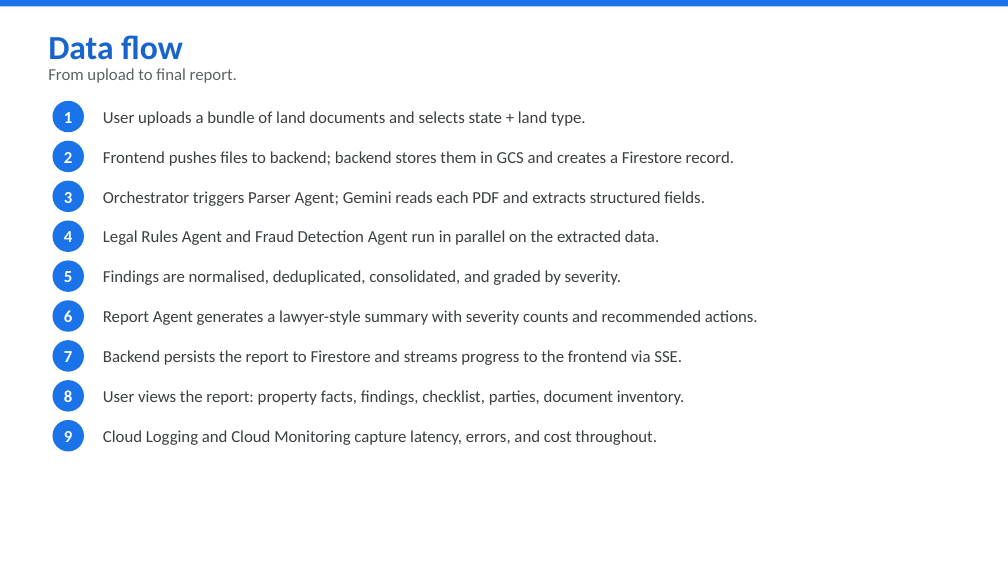
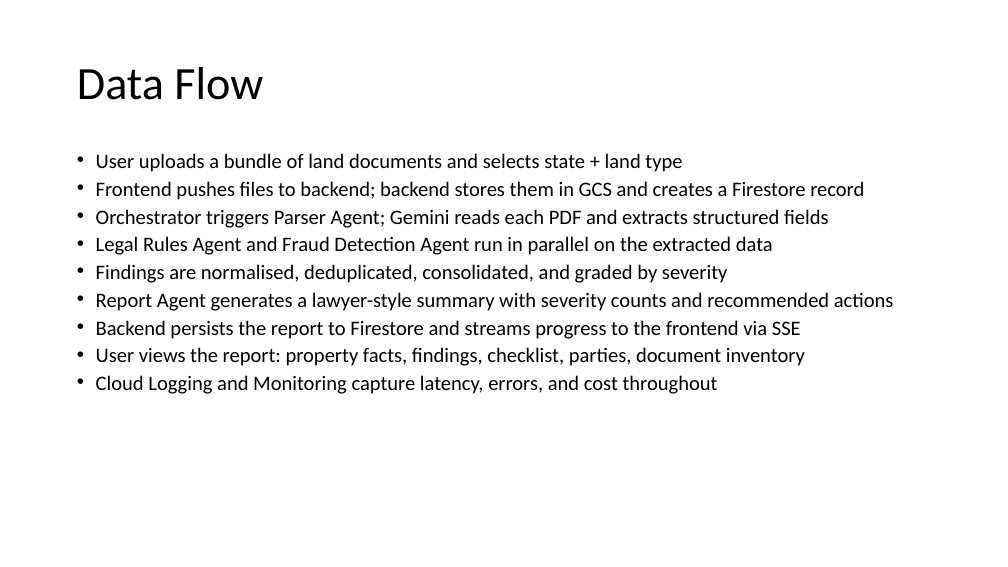
Before and after one commit to abhi88000/land-fraud-detection, a slide deck: slide 5 of docs/deck/Landshield-Deck.pptx. Drawn at 1008x567 pixels with LibreOffice and Linux fonts; fonts in the diff are those of the drawing. Boxes give left, top, right and bottom in pixels: in the first picture for what was removed or moved away, otherwise in the second. Text is boxed around its words. In the diff, an @@ line names an element or a change of style, - is before the commit and + after.

Commit message:
refactor(deck): use Title+Content placeholders so PowerPoint themes apply

```diff
--- a/docs/deck/Landshield-Deck.pptx
+++ b/docs/deck/Landshield-Deck.pptx
@@ rectangle removed at [0, 0, 1008, 6] @@
@@ title "Data Flow" at [77, 67, 263, 100]: vertical alignment top to middle @@
@@ text removed at [48, 68, 237, 83] @@
-From upload to final report.
@@ title at [77, 67, 263, 100]: text changed; size 32 to 44 pt; text colour #1765CC to #000000; bold off @@
-Data flow
+Data Flow
@@ ellipse removed at [52, 101, 84, 132] @@
-1
@@ text removed at [103, 111, 586, 126] @@
-User uploads a bundle of land documents and selects state + land type.
@@ ellipse removed at [52, 141, 84, 172] @@
-2
@@ text added at [96, 153, 894, 394], 19.6 pt, text #000000 @@
+• User uploads a bundle of land documents and selects state + land type
+• Frontend pushes files to backend; backend stores them in GCS and creates a Firestore record
+• Orchestrator triggers Parser Agent; Gemini reads each PDF and extracts structured fields
+• Legal Rules Agent and Fraud Detection Agent run in parallel on the extracted data
+• Findings are normalised, deduplicated, consolidated, and graded by severity
+• Report Agent generates a lawyer-style summary with severity counts and recommended actions
+• Backend persists the report to Firestore and streams progress to the frontend via SSE
+• User views the report: property facts, findings, checklist, parties, document inventory
+• Cloud Logging and Monitoring capture latency, errors, and cost throughout
@@ text removed at [103, 151, 734, 166] @@
-Frontend pushes files to backend; backend stores them in GCS and creates a Firestore record.
@@ ellipse removed at [52, 181, 84, 212] @@
-3
@@ text removed at [103, 191, 705, 206] @@
-Orchestrator triggers Parser Agent; Gemini reads each PDF and extracts structured fields.
@@ ellipse removed at [52, 221, 84, 253] @@
-4
@@ text removed at [103, 230, 659, 245] @@
-Legal Rules Agent and Fraud Detection Agent run in parallel on the extracted data.
@@ ellipse removed at [52, 260, 84, 292] @@
-5
@@ text removed at [103, 270, 621, 285] @@
-Findings are normalised, deduplicated, consolidated, and graded by severity.
@@ ellipse removed at [52, 300, 84, 332] @@
-6
@@ text removed at [103, 310, 758, 325] @@
-Report Agent generates a lawyer-style summary with severity counts and recommended actions.
@@ ellipse removed at [52, 340, 84, 372] @@
-7
@@ text removed at [103, 350, 682, 365] @@
-Backend persists the report to Firestore and streams progress to the frontend via SSE.
@@ ellipse removed at [52, 380, 84, 412] @@
-8
@@ text removed at [103, 390, 685, 405] @@
-User views the report: property facts, findings, checklist, parties, document inventory.
@@ ellipse removed at [52, 420, 84, 452] @@
-9
@@ text removed at [103, 430, 657, 445] @@
-Cloud Logging and Cloud Monitoring capture latency, errors, and cost throughout.
```
Also in this commit, not shown: 11 other slides changed, 1 other file.
